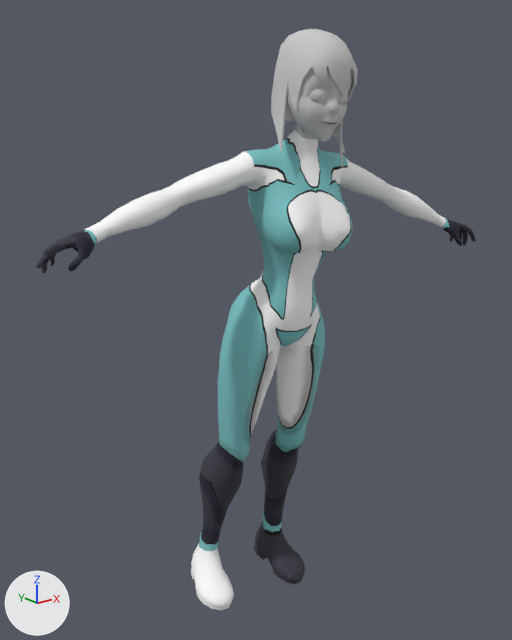
An edit to the FBX model unityProject/Assets/Modelos/Personajes/Prota.FBX, drawn before and after from the same camera.
Both versions are drawn from a camera (50 mm lens) standing at (-0.204, -0.242, 0.243) and looking at (-0.004, 0.008, 0.143). The axes (+X, +Y, +Z) are drawn at lower left. The lights are the same throughout. Where no turn or scale is listed for an object, it has been applied to the vertices.

Names of what the first picture shows: 'cuerpo01'.
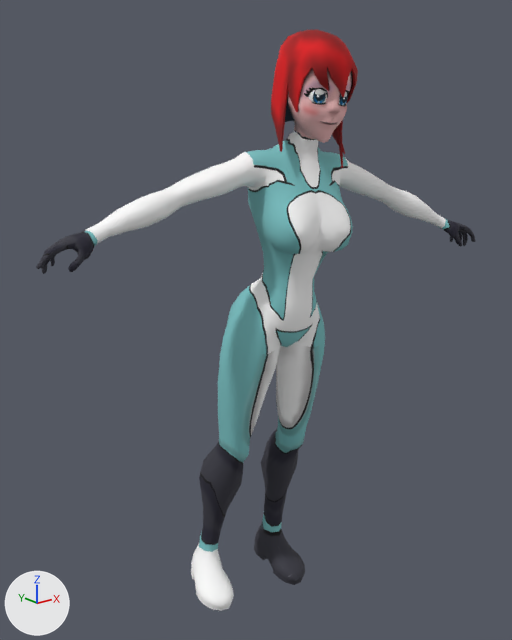
Changed parts and their boxes (x1, y1, x2, y2) in the pictures (512 x 640 px):
'cuerpo01', surface changed (grey to red): (36, 29, 475, 610) in both

Patch to the scene script:
```diff
--- a/unityProject/Assets/Modelos/Personajes/Prota.FBX.py
+++ b/unityProject/Assets/Modelos/Personajes/Prota.FBX.py
@@ img_cabeza_jpg @@
+img_cabeza_jpg = load_image('cabeza.jpg', '../../Texturas/cabeza.jpg', 1024, 1024, 'sRGB')
@@ mat_cabeza @@
 mat_cabeza = principled_material('cabeza')
-mat_cabeza.base_color = (0.588, 0.588, 0.588)  # light grey #cacaca
+mat_cabeza.texture = img_cabeza_jpg
 mat_cabeza.roughness = 0.859
```
